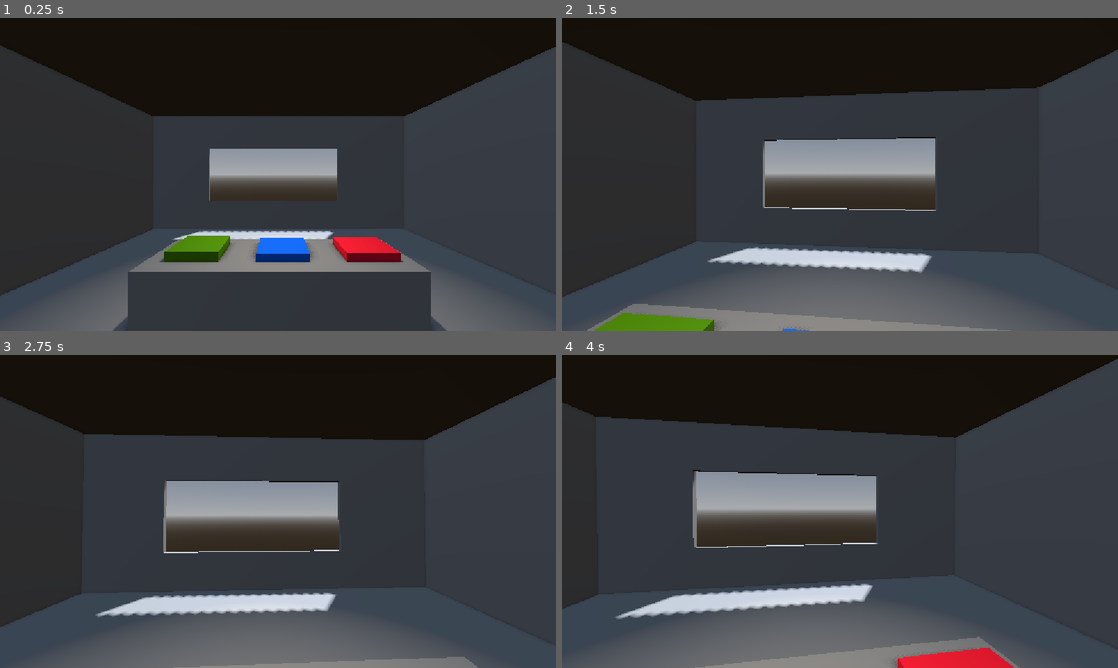
Above: before the commit, frames 1-4 (two rows, left to right).
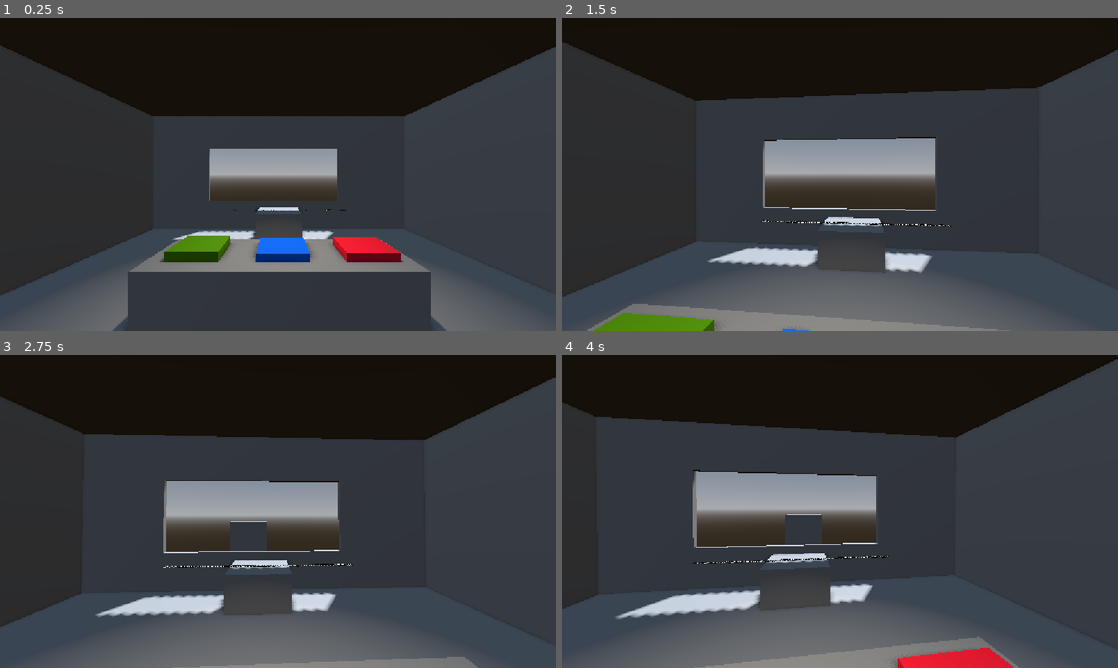
Above: after the commit, the same moments.

Repository: RolicsVin/AZS
Game: Godot game, scene res://scenes/game.tscn
Same seed, same stepped clock (60 frames per second), same inputs: the game is played once before the commit and once after it. The project has no main scene, so this scene is started directly.
Inputs (mouse positions are in pixels of both pictures, inside the frame that each line leads up to):
- Up to frame 1 (0.25 s): no input
- Up to frame 2 (1.5 s): tap Enter (ui_accept) at 0.5, 0.77, 1.25 s; move the mouse to (867, 174) at 0.52 s; hold Up (ui_up) from 0.53 s (still down); click (867, 174) at 0.67 s; move the mouse to (812, 174) at 1.27 s
- Up to frame 3 (2.75 s): keep holding Up (ui_up); tap Enter (ui_accept) at 1.52, 2 s; move the mouse to (289, 505) at 2.02 s
- Up to frame 4 (4 s): keep holding Up (ui_up); move the mouse to (834, 517) at 2.77 s; click (834, 517) at 2.92 s; tap Enter (ui_accept) at 3.02, 3.5, 3.77 s; move the mouse to (878, 514) at 3.52 s

The runs differ from the first frame. In frame 1, 0.3% of the frame differs, in the area x 42-63%, y 60-71%; in frame 2, 1.2%; in frame 3, 1.6%; in frame 4, 1.6%, in the area x 23-59%, y 50-82%.

Commit message:
The process of creating the game’s main loop

Diff:
--- /dev/null
+++ b/core/classes/gameplay/area_button.gd
@@ -0,0 +1,8 @@
+## Кнопка-область.
+class_name AreaButon extends Area3D
+
+signal pressed ## Издаётся, когда был вызван метод "press"
+
+
+func press():
+	pressed.emit()
--- a/core/classes/gameplay/car.gd
+++ b/core/classes/gameplay/car.gd
@@ -4,19 +4,20 @@
 
 
 @export var character: Character
+@export var anim: AnimationPlayer
 
 
 func start(): ## Когда машина подезжает к игроку
 	show()
-	pass
+	anim.play('start')
 
 
 func to_accept(): ## Пропустить машину дальше
-	pass
+	anim.play('accept')
 
 
 func deny(): ## Не пропускать машину
-	pass
+	anim.play('deny')
 
 
 func get_resume() -> String: ## Вернёт резюме персонажа
--- a/core/classes/gameplay/player.gd
+++ b/core/classes/gameplay/player.gd
@@ -92,3 +92,13 @@
 ## Освобождает курсор мыши.
 func _release_mouse() -> void:
 	Input.mouse_mode = Input.MOUSE_MODE_VISIBLE
+
+
+## Остановит игрока
+func player_stop() -> void:
+	process_mode = Node.PROCESS_MODE_DISABLED
+
+
+## Возобновит управление игроком
+func player_continue() -> void:
+	process_mode = Node.PROCESS_MODE_INHERIT
--- a/scenes/game.gd
+++ b/scenes/game.gd
@@ -1,13 +1,47 @@
 ## В этом скрипте хранится основной игровой цикл
 extends Node3D
 
-
+@export var player: Player ## Игрок
 @export var cars: Array[Car] ## Список автомобилей по очереди
 
+@export var ui: Control ## Пользовательский интерфейс
+@export var resume: Node3D ## Узел для отображения резюме кандидата
+@export var web: Panel ## Панель для отображения социальных сетей кандидата
+@export var dialog: Panel ## диалог с кандидатом
 
-func _ready() -> void:
+var index: int = -1 ## Номер текущей машины. В начале машины нет, поэтому -1
+
+
+func _ready() -> void: ## Настройка сцены
+	next()
+
+
+func next() -> void: ## Вызывает следующую машину
+	index = clamp(index + 1, 0, len(cars) - 1) # Учитываем, что индекс может выйти за размер массива
+	var car: Car = cars[index]
+	car.start()
+	setup(car)
+
+
+func setup(car: Car) -> void: ## Настраивает машину
+	resume.set_text(car.get_resume())
+	web.set_text(car.get_social_networks())
+
+
+func _process(delta: float) -> void: ## Игровой цикл
 	pass
 
 
-func _process(_delta: float) -> void: ## Игровой цикл
+func open_web(): ## Откроет социальные сети кандидата
 	pass
+
+
+func start_dialog(): ## Начнёт диалог
+	pass
+
+
+func player_continue(): ## Игрок покидает ui и продолжает игру
+	web.hide()
+	dialog.hide()
+	ui.hide()
+	player.player_continue()
--- a/scenes/game.tscn
+++ b/scenes/game.tscn
@@ -2,7 +2,11 @@
 
 [ext_resource type="Script" uid="uid://8k33cet5l0y3" path="res://scenes/game.gd" id="1_uwrxv"]
 [ext_resource type="PackedScene" uid="uid://dsudxosaviuxx" path="res://assets/player/player.tscn" id="2_yqjtg"]
+[ext_resource type="Script" uid="uid://clmjcoqlf4st7" path="res://scenes/resume.gd" id="3_iywne"]
 [ext_resource type="Script" uid="uid://gcg38oqbhffp" path="res://core/classes/gameplay/car.gd" id="3_lnu2h"]
+[ext_resource type="Script" uid="uid://tic1p5mu7nxj" path="res://core/classes/gameplay/character.gd" id="3_p57ef"]
+[ext_resource type="Script" uid="uid://bjs4mlnnvenhf" path="res://scenes/panel.gd" id="4_lbhrr"]
+[ext_resource type="Script" uid="uid://bgmdgnweoav8o" path="res://core/classes/gameplay/area_button.gd" id="4_u5sy4"]
 
 [sub_resource type="ProceduralSkyMaterial" id="ProceduralSkyMaterial_uwrxv"]
 sky_horizon_color = Color(0.66224277, 0.6717428, 0.6867428, 1)
@@ -19,6 +23,11 @@
 sdfgi_enabled = true
 glow_enabled = true
 adjustment_enabled = true
+
+[sub_resource type="Resource" id="Resource_iywne"]
+script = ExtResource("3_p57ef")
+resume = "Это моё резюме, пропустите меня, пожалуйста)))"
+metadata/_custom_type_script = "uid://tic1p5mu7nxj"
 
 [sub_resource type="Animation" id="Animation_iywne"]
 resource_name = "accept"
@@ -107,6 +116,12 @@
 [sub_resource type="BoxMesh" id="BoxMesh_fqxyq"]
 size = Vector3(2.9528809, 1, 2.7333984)
 
+[sub_resource type="BoxMesh" id="BoxMesh_3v8q0"]
+size = Vector3(0.3, 0.3, 0.3)
+
+[sub_resource type="BoxShape3D" id="BoxShape3D_a1aj3"]
+size = Vector3(0.3, 0.3, 0.3)
+
 [sub_resource type="BoxShape3D" id="BoxShape3D_w1h7m"]
 size = Vector3(0.3791504, 0.1015625, 0.35766602)
 
@@ -128,9 +143,13 @@
 [sub_resource type="ConcavePolygonShape3D" id="ConcavePolygonShape3D_lnu2h"]
 data = PackedVector3Array(-0.96199995, 0.2891, 0.33449998, 0.96199995, 0.2891, 0.33449998, -0.96199995, -0.2891, 0.3344 …(1112 unchanged characters)…
 
-[node name="Game" type="Node3D" unique_id=383884584 node_paths=PackedStringArray("cars")]
+[node name="Game" type="Node3D" unique_id=383884584 node_paths=PackedStringArray("player", "cars", "ui", "resume", "web")]
 script = ExtResource("1_uwrxv")
+player = NodePath("Player")
 cars = [NodePath("Cars/Car"), NodePath("Cars/Car2"), NodePath("Cars/Car3")]
+ui = NodePath("UI")
+resume = NodePath("Resume")
+web = NodePath("UI/Control/Panel")
 
 [node name="Light" type="Node3D" parent="." unique_id=653589676]
 
@@ -149,10 +168,12 @@
 
 [node name="Cars" type="Node3D" parent="." unique_id=537433337]
 
-[node name="Car" type="Node3D" parent="Cars" unique_id=463594966]
+[node name="Car" type="Node3D" parent="Cars" unique_id=463594966 node_paths=PackedStringArray("anim")]
 transform = Transform3D(1, 0, 0, 0, 1, 0, 0, 0, 1, -19.501451, 0, -5.583511)
 visible = false
 script = ExtResource("3_lnu2h")
+character = SubResource("Resource_iywne")
+anim = NodePath("AnimationPlayer")
 metadata/_custom_type_script = "uid://gcg38oqbhffp"
 
 [node name="AnimationPlayer" type="AnimationPlayer" parent="Cars/Car" unique_id=816815593]
@@ -166,10 +187,11 @@
 transform = Transform3D(1, 0, 0, 0, 1, 0, 0, 0, 1, 0, 0.4518559, 0)
 mesh = SubResource("BoxMesh_w1h7m")
 
-[node name="Car2" type="Node3D" parent="Cars" unique_id=2064079001]
+[node name="Car2" type="Node3D" parent="Cars" unique_id=2064079001 node_paths=PackedStringArray("anim")]
 transform = Transform3D(1, 0, 0, 0, 1, 0, 0, 0, 1, -19.501451, 0, -5.583511)
 visible = false
 script = ExtResource("3_lnu2h")
+anim = NodePath("AnimationPlayer")
 metadata/_custom_type_script = "uid://gcg38oqbhffp"
 
 [node name="AnimationPlayer" type="AnimationPlayer" parent="Cars/Car2" unique_id=532677344]
@@ -183,10 +205,11 @@
 transform = Transform3D(1, 0, 0, 0, 1, 0, 0, 0, 1, 0, 0.4518559, 0)
 mesh = SubResource("BoxMesh_w1h7m")
 
-[node name="Car3" type="Node3D" parent="Cars" unique_id=110951563]
+[node name="Car3" type="Node3D" parent="Cars" unique_id=110951563 node_paths=PackedStringArray("anim")]
 transform = Transform3D(1, 0, 0, 0, 1, 0, 0, 0, 1, -19.501451, 0, -5.583511)
 visible = false
 script = ExtResource("3_lnu2h")
+anim = NodePath("AnimationPlayer")
 metadata/_custom_type_script = "uid://gcg38oqbhffp"
 
 [node name="AnimationPlayer" type="AnimationPlayer" parent="Cars/Car3" unique_id=2057430586]
@@ -258,10 +281,20 @@
 transform = Transform3D(1, 0, 0, 0, 1, 0, 0, 0, 1, 0, 1.3991582, 0.3383789)
 mesh = SubResource("BoxMesh_fqxyq")
 
+[node name="MeshInstance3D10" type="MeshInstance3D" parent="Home" unique_id=314277470]
+transform = Transform3D(1, 0, 0, 0, 1, 0, 0, 0, 1, 0, 0.024390174, -0.8516017)
+mesh = SubResource("BoxMesh_3v8q0")
+
+[node name="CollisionShape3D6" type="CollisionShape3D" parent="Home" unique_id=952762927]
+transform = Transform3D(1, 0, 0, 0, 1, 0, 0, 0, 1, 0, 0.024390174, -0.8516017)
+shape = SubResource("BoxShape3D_a1aj3")
+
 [node name="Buttons" type="Node3D" parent="." unique_id=1700726276]
 
-[node name="Accert" type="Area3D" parent="Buttons" unique_id=917997950]
+[node name="Accert" type="Area3D" parent="Buttons" unique_id=203084752]
 transform = Transform3D(1, 0, 0, 0, 1, 0, 0, 0, 1, -0.6268636, 0.5165838, 0)
+script = ExtResource("4_u5sy4")
+metadata/_custom_type_script = "uid://bgmdgnweoav8o"
 
 [node name="CollisionShape3D" type="CollisionShape3D" parent="Buttons/Accert" unique_id=1170353067]
 shape = SubResource("BoxShape3D_w1h7m")
@@ -270,8 +303,10 @@
 mesh = SubResource("BoxMesh_oq1mk")
 surface_material_override/0 = SubResource("StandardMaterial3D_lnu2h")
 
-[node name="Deny" type="Area3D" parent="Buttons" unique_id=681938243]
+[node name="Deny" type="Area3D" parent="Buttons" unique_id=1626958929]
 transform = Transform3D(1, 0, 0, 0, 1, 0, 0, 0, 1, 0.66838574, 0.5108223, 0)
+script = ExtResource("4_u5sy4")
+metadata/_custom_type_script = "uid://bgmdgnweoav8o"
 
 [node name="CollisionShape3D" type="CollisionShape3D" parent="Buttons/Deny" unique_id=177382067]
 shape = SubResource("BoxShape3D_w1h7m")
@@ -280,8 +315,10 @@
 mesh = SubResource("BoxMesh_oq1mk")
 surface_material_override/0 = SubResource("StandardMaterial3D_lbhrr")
 
-[node name="SocialNetworks" type="Area3D" parent="Buttons" unique_id=446391822]
+[node name="SocialNetworks" type="Area3D" parent="Buttons" unique_id=1920646718]
 transform = Transform3D(1, 0, 0, 0, 1, 0, 0, 0, 1, 0.024781525, 0.50466204, 0)
+script = ExtResource("4_u5sy4")
+metadata/_custom_type_script = "uid://bgmdgnweoav8o"
 
 [node name="CollisionShape3D" type="CollisionShape3D" parent="Buttons/SocialNetworks" unique_id=889832585]
 shape = SubResource("BoxShape3D_w1h7m")
@@ -299,11 +336,19 @@
 [node name="CollisionShape3D" type="CollisionShape3D" parent="Buttons/StaticBody3D" unique_id=1800050718]
 shape = SubResource("ConcavePolygonShape3D_lnu2h")
 
+[node name="Resume" type="Node3D" parent="." unique_id=777495571]
+transform = Transform3D(1, 0, 0, 0, -4.371139e-08, 1, 0, -1, -4.371139e-08, 0, 0.453, -2.205)
+script = ExtResource("3_iywne")
+
+[node name="Label3D" type="Label3D" parent="Resume" unique_id=246045015]
+font_size = 20
+
 [node name="Player" parent="." unique_id=1731817529 instance=ExtResource("2_yqjtg")]
 transform = Transform3D(1, 0, 0, 0, 1, 0, 0, 0, 1, -0.0117338, 0.7367963, 1.62936)
 jump_velocity = 0.1
 
 [node name="UI" type="Control" parent="." unique_id=197028051]
+visible = false
 layout_mode = 3
 anchors_preset = 15
 anchor_right = 1.0
@@ -311,3 +356,36 @@
 grow_horizontal = 2
 grow_vertical = 2
 mouse_filter = 2
+
+[node name="Control" type="Control" parent="UI" unique_id=769137728]
+layout_mode = 1
+anchors_preset = 11
+anchor_left = 1.0
+anchor_right = 1.0
+anchor_bottom = 1.0
+offset_left = -389.0
+grow_horizontal = 0
+grow_vertical = 2
+
+[node name="Panel" type="Panel" parent="UI/Control" unique_id=335995691 node_paths=PackedStringArray("container")]
+layout_mode = 1
+anchors_preset = 15
+anchor_right = 1.0
+anchor_bottom = 1.0
+grow_horizontal = 2
+grow_vertical = 2
+script = ExtResource("4_lbhrr")
+container = NodePath("ScrollContainer/VBoxContainer")
+
+[node name="ScrollContainer" type="ScrollContainer" parent="UI/Control/Panel" unique_id=556362297]
+layout_mode = 1
+anchors_preset = 15
+anchor_right = 1.0
+anchor_bottom = 1.0
+grow_horizontal = 2
+grow_vertical = 2
+
+[node name="VBoxContainer" type="VBoxContainer" parent="UI/Control/Panel/ScrollContainer" unique_id=776418579]
+layout_mode = 2
+size_flags_horizontal = 3
+size_flags_vertical = 3
--- /dev/null
+++ b/scenes/panel.gd
@@ -0,0 +1,20 @@
+## Скрипт для отображения текста социальных сетей
+extends Panel
+
+@export var container: VBoxContainer
+
+
+func set_text(texts: Array[String]) -> void: ## Установить текст социальных сетей
+	for i in texts:
+		# Создаём панель
+		var panel = Panel.new()
+		panel.size_flags_horizontal = Control.SIZE_EXPAND
+
+		# Создаём текст
+		var text = Label.new()
+		text.set_anchors_preset(Control.PRESET_FULL_RECT)
+		text.text = i
+
+		# Заканчиваем настройку
+		panel.add_child(text)
+		container.add_child(panel)
--- /dev/null
+++ b/scenes/resume.gd
@@ -0,0 +1,6 @@
+## Скрипт, для отображения резюме кандидата.
+extends Node3D
+
+
+func set_text(text: String) -> void: ## Установит текст
+	$Label3D.text = text
Not shown, added: core/classes/gameplay/area_button.gd.uid
Not shown, added: scenes/panel.gd.uid
Not shown, added: scenes/resume.gd.uid
